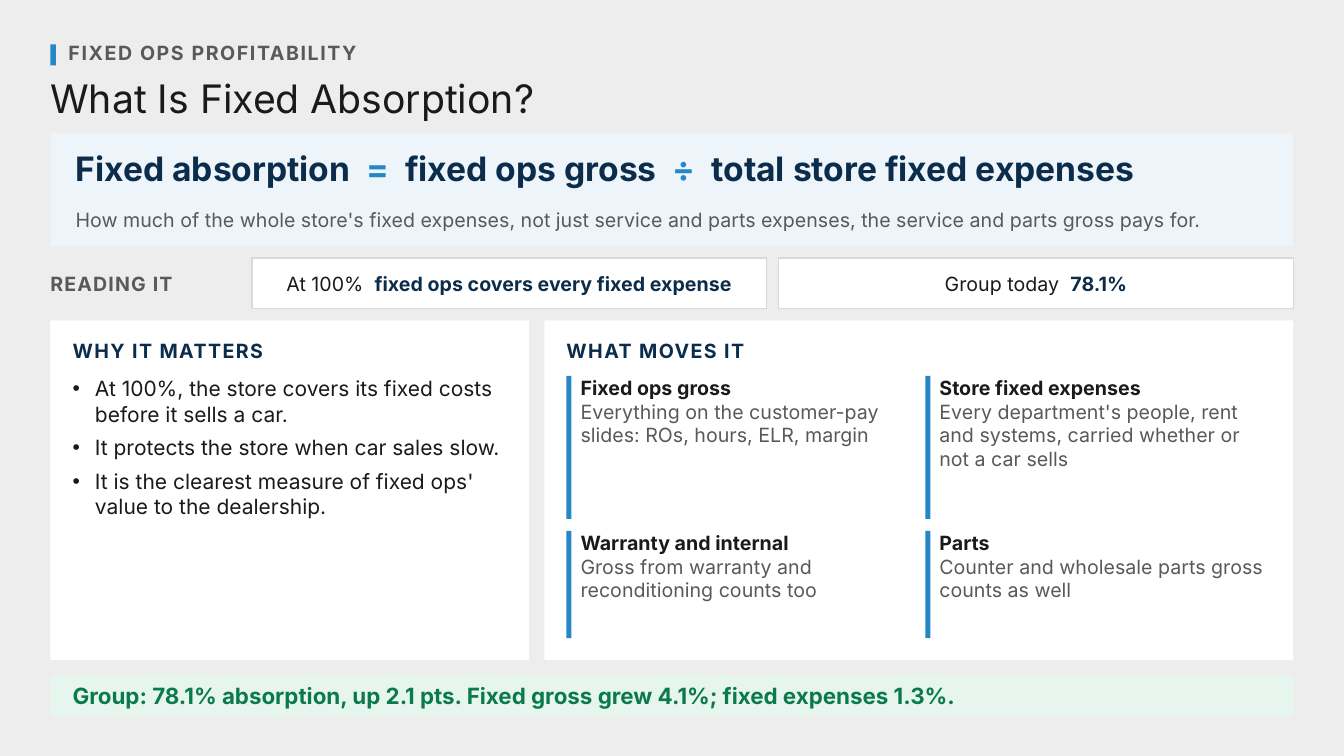
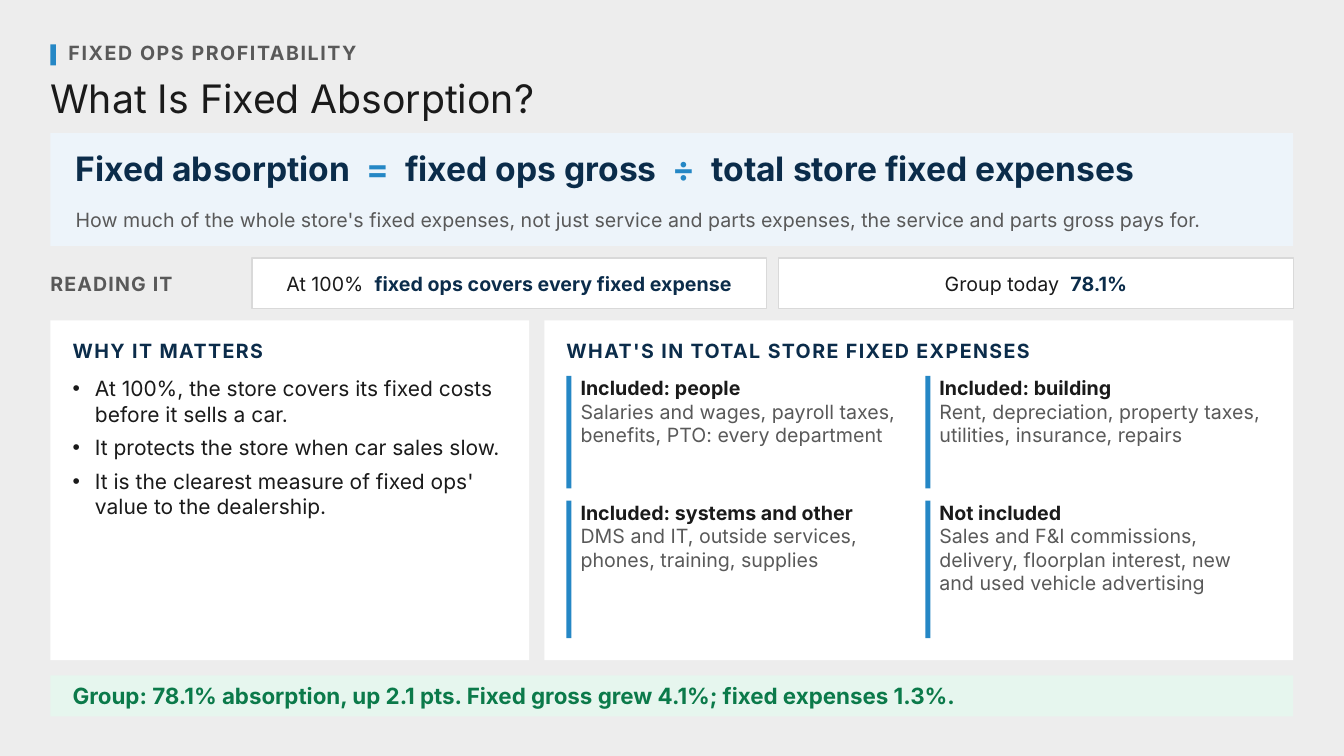
Before and after one commit to Ndresner/Noah, a slide deck: slide 27 of day2-deck/decks/Fixed Ops - Day 2 Example Test Deck.pptx. Drawn at 1344x756 pixels with LibreOffice and Linux fonts; fonts in the diff are those of the drawing. Boxes give left, top, right and bottom in pixels: in the first picture for what was removed or moved away, otherwise in the second. Text is boxed around its words. In the diff, an @@ line names an element or a change of style, - is before the commit and + after.

```diff
--- a/day2-deck/decks/Fixed Ops - Day 2 Example Test Deck.pptx
+++ b/day2-deck/decks/Fixed Ops - Day 2 Example Test Deck.pptx
@@ text at [566, 343, 1029, 359]: text changed @@
-WHAT MOVES IT
+WHAT'S IN TOTAL STORE FIXED EXPENSES
@@ rectangle: place and size @@
-rectangle at [567, 376, 572, 519]
+rectangle at [567, 376, 572, 489]
@@ text at [581, 380, 895, 446]: text changed @@
-Fixed ops gross
-Everything on the customer-pay slides: ROs, hours, ELR, margin
+Included: people
+Salaries and wages, payroll taxes, benefits, PTO: every department
@@ rectangle: place and size @@
-rectangle at [926, 376, 931, 519]
+rectangle at [926, 376, 931, 489]
@@ text at [939, 380, 1259, 446]: text changed @@
-Store fixed expenses
-Every department's people, rent and systems, carried whether or not a car sells
+Included: building
+Rent, depreciation, property taxes, utilities, insurance, repairs
@@ rectangle: place and size @@
-rectangle at [567, 531, 572, 638]
+rectangle at [567, 501, 572, 638]
@@ text at [581, 505, 857, 571]: text changed @@
-Warranty and internal
-Gross from warranty and reconditioning counts too
+Included: systems and other
+DMS and IT, outside services, phones, training, supplies
@@ rectangle: place and size @@
-rectangle at [926, 531, 931, 638]
+rectangle at [926, 501, 931, 638]
@@ text at [939, 505, 1231, 594]: text changed @@
-Parts
-Counter and wholesale parts gross counts as well
+Not included
+Sales and F&I commissions, delivery, floorplan interest, new and used vehicle advertising
```
Also in this commit, not shown: 43 other slides changed, 1 slide removed, 46 other files.
